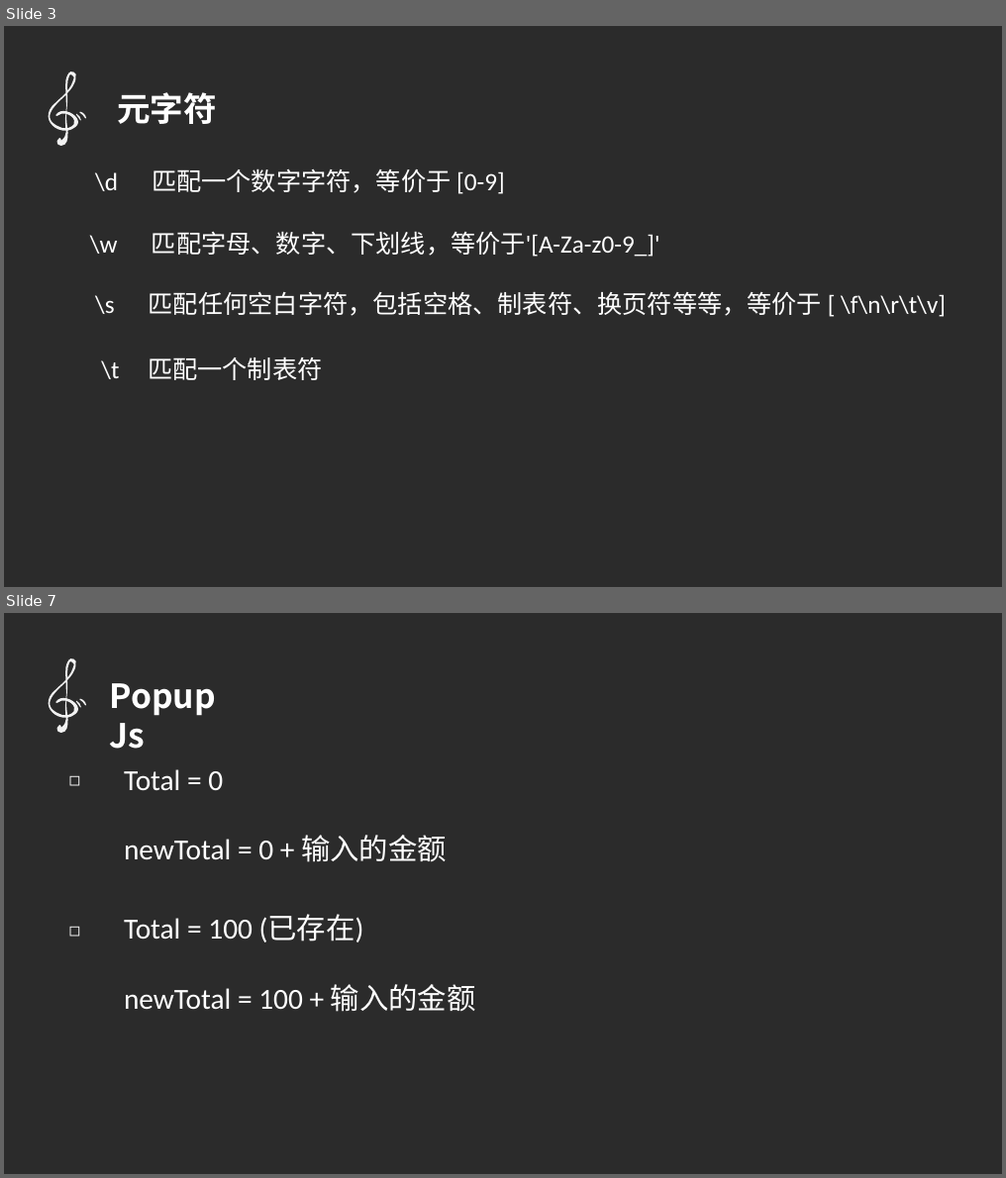
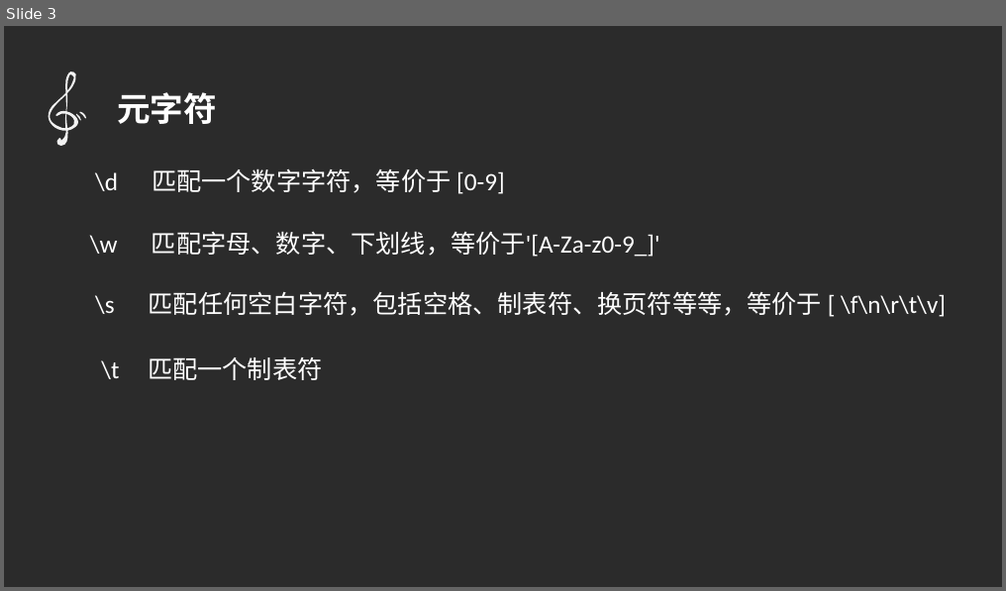
Before and after one commit to qq449245884/chromeTouir, a slide deck: 正则表达式/ppt.pptx. Shown one above the other, each under a label of ours: slides 3 and 7 before the commit, slide 3 after it; the slides between them are not shown. The pictures are 1006x1178 and 1006x591 pixels, drawn with LibreOffice and Linux fonts; fonts in the diff are those of the drawing; background and template pictures are left out; a plain dark background stands for a picture behind light text. Boxes give left, top, right and bottom in pixels: in the first picture for what was removed or moved away, otherwise in the second. Text is boxed around its words. In the diff, an @@ line names an element or a change of style, - is before the commit and + after.

```diff
--- a/正则表达式/ppt.pptx
+++ b/正则表达式/ppt.pptx
@@ slide 7 removed at [4, 613, 1002, 1174], background picture (left out) @@
@@ freeform shape removed at [38, 655, 94, 737] @@
@@ freeform shape removed at [74, 700, 82, 708] @@
@@ freeform shape removed at [77, 698, 88, 706] @@
@@ text removed at [110, 675, 227, 716] @@
-PopupJs
@@ text removed at [61, 764, 93, 794] @@
-◻
@@ text removed at [124, 769, 447, 862] @@
-Total = 0
-newTotal = 0 + 输入的金额
@@ text removed at [61, 916, 93, 946] @@
-◻
@@ text removed at [124, 915, 476, 1012] @@
-Total = 100 (已存在)
-newTotal = 100 + 输入的金额
```
Also in this commit, not shown: 1 slide added, 16 other slides removed, 1 other file.
